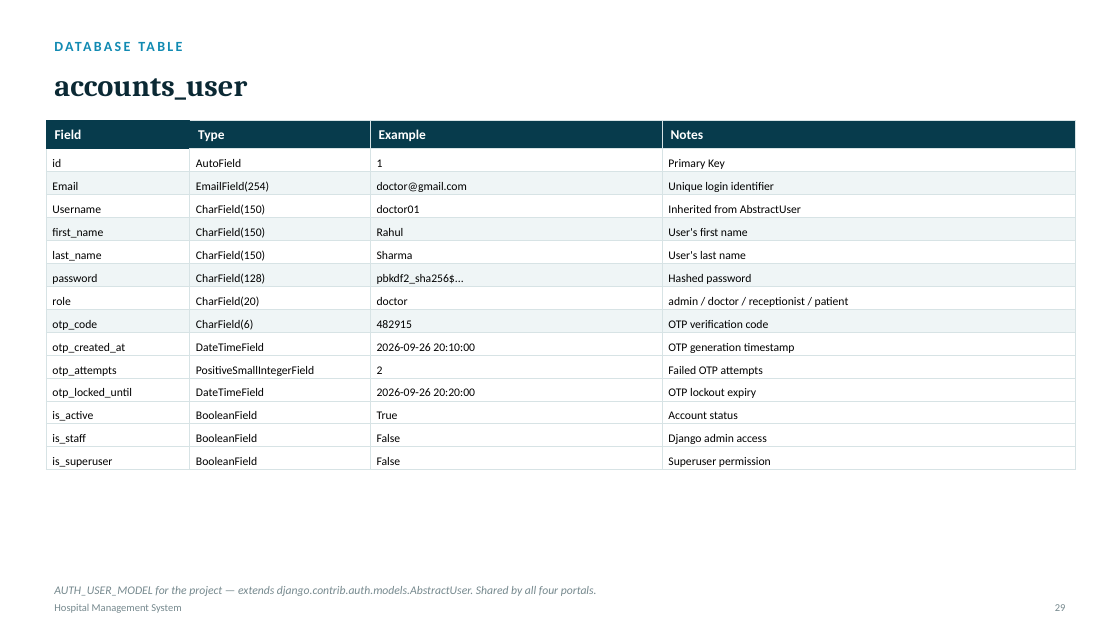
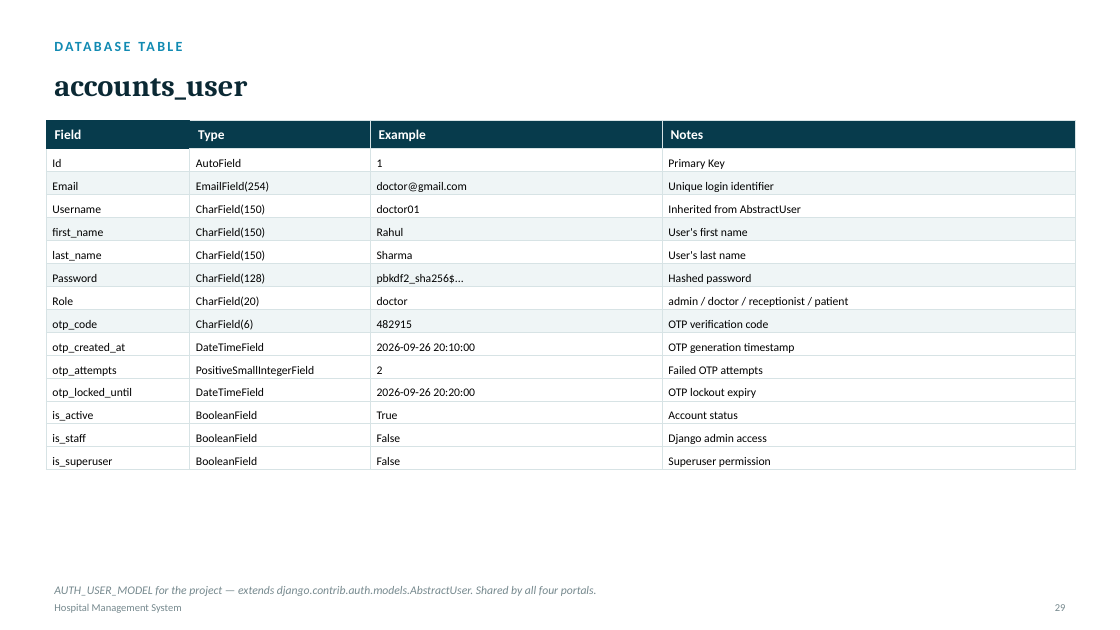
Before and after one commit to lakshitbuilds/Hospital-Management-System, a slide deck: slide 26 of HMS_Project_Presentation.pptx. Drawn at 1120x630 pixels with LibreOffice and Linux fonts; fonts in the diff are those of the drawing. Boxes give left, top, right and bottom in pixels: in the first picture for what was removed or moved away, otherwise in the second. Text is boxed around its words. In the diff, an @@ line names an element or a change of style, - is before the commit and + after.

```diff
--- a/HMS_Project_Presentation.pptx
+++ b/HMS_Project_Presentation.pptx
@@ table at <box>46,120,1076,471</box> @@
-row 2, column 1: id
+row 2, column 1: Id
-row 7, column 1: password
+row 7, column 1: Password
-row 8, column 1: role
+row 8, column 1: Role
```
Also in this commit, not shown: 4 other slides changed, 1 slide added, 10 other files.
